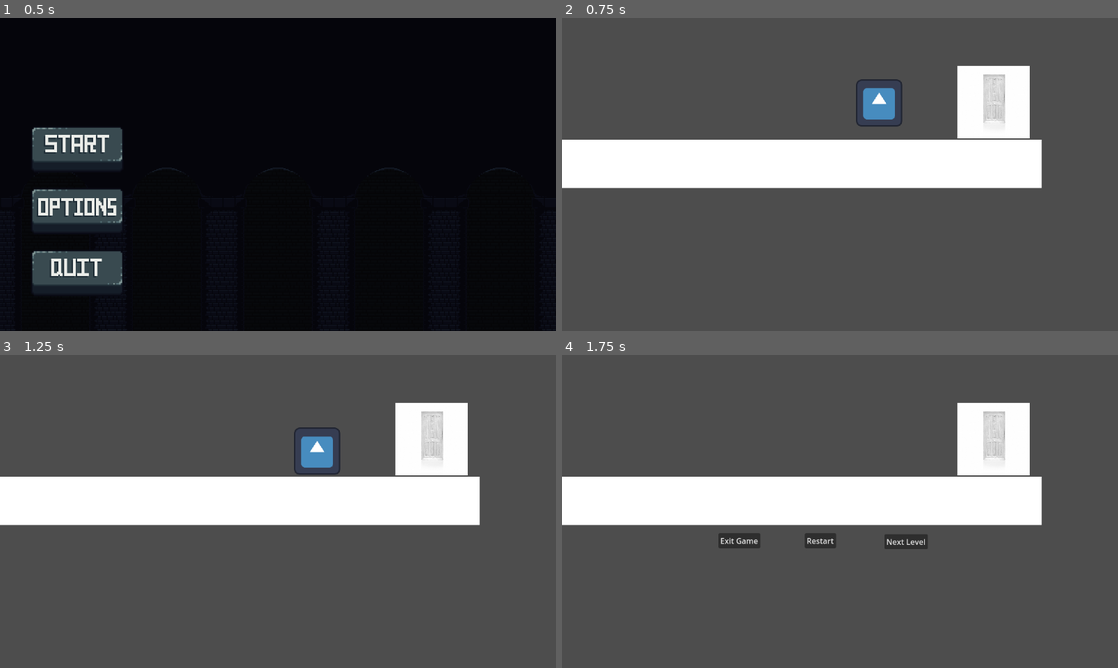
Above: before the commit, frames 1-4 (two rows, left to right).
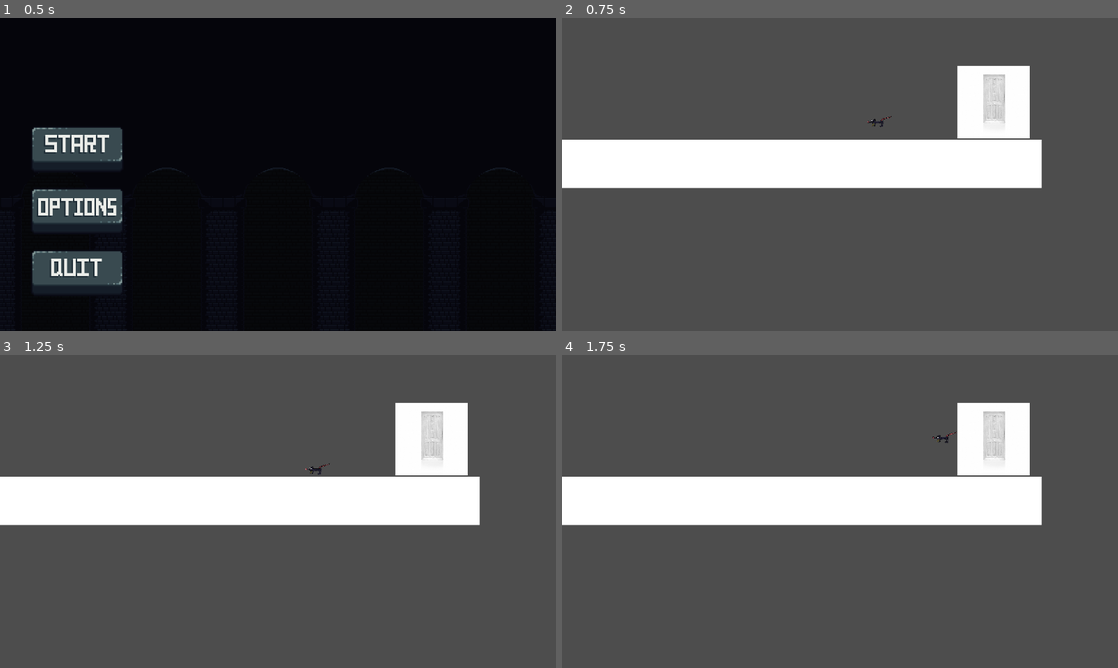
Above: after the commit, the same moments.

Repository: JQBA/Scaling
Game: Godot game, scene res://MainMenus/main_menu.tscn
Two runs of this game, one before a commit and one after it. Both use one fixed random seed, a clock stepped at 60 frames per second and the inputs below. The engine's default icon, where the game draws it, is replaced by a stand-in: a white triangle on a blue panel in a dark square.
Inputs (mouse positions are in pixels of both pictures, inside the frame that each line leads up to):
- Up to frame 1 (0.5 s): no input
- Up to frame 2 (0.75 s): click (639, 149) at 0.5 s
- Up to frame 3 (1.25 s): no input
- Up to frame 4 (1.75 s): tap Enter at 1.25 s; hold D (MoveRight) from 1.28 s (still down); tap Space (Jump) at 1.52 s

Frame 1 is identical in both runs. In frame 2, 0.8% of the frame differs, in the area x 52-62%, y 19-35%; in frame 3, 0.8%; in frame 4, 1.0%, in the area x 28-71%, y 24-62%.

Commit message:
added little rat placeholder

Diff:
--- a/GamePlayObjects/DuplicationCheese.tscn
+++ b/GamePlayObjects/DuplicationCheese.tscn
@@ -1,8 +1,7 @@
-[gd_scene load_steps=4 format=3 uid="uid://dehltyk5itfqe"]
+[gd_scene load_steps=4 format=3 uid="uid://j83n4h0w7yn"]
 
 [ext_resource type="Script" path="res://DuplicationCheese.gd" id="1_mgr8b"]
-[ext_resource type="Texture2D" uid="uid://bak4w4x1aqwnj" path="res://Assets/Cheese-PNG-Pic-Background.png" id="2_fbsvn"]
-
+[ext_resource type="Texture2D" uid="uid://dpk0mj3pj1cd6" path="res://Assets/Cheese.png" id="2_d2a8i"]
 
 [sub_resource type="CircleShape2D" id="CircleShape2D_ojan1"]
 radius = 57.3062
@@ -12,8 +11,8 @@
 script = ExtResource("1_mgr8b")
 
 [node name="Sprite2D" type="Sprite2D" parent="."]
-scale = Vector2(0.15, 0.15)
-texture = ExtResource("2_fbsvn")
+scale = Vector2(1.1, 1.1)
+texture = ExtResource("2_d2a8i")
 
 [node name="CollisionShape2D" type="CollisionShape2D" parent="."]
 shape = SubResource("CircleShape2D_ojan1")
--- a/GamePlayObjects/EndDoor.tscn
+++ b/GamePlayObjects/EndDoor.tscn
@@ -2,7 +2,6 @@
 
 [ext_resource type="Script" path="res://Scipts/EndDoor.gd" id="1_dpef0"]
 [ext_resource type="Texture2D" uid="uid://c4jrgmapxy6aq" path="res://Assets/fantastic-wooden-door.jpg" id="1_llbmv"]
-
 
 [sub_resource type="RectangleShape2D" id="RectangleShape2D_pj0s1"]
 
--- a/GamePlayObjects/GrowthCheese.tscn
+++ b/GamePlayObjects/GrowthCheese.tscn
@@ -1,8 +1,7 @@
-[gd_scene load_steps=4 format=3 uid="uid://b63domy3ko3tn"]
+[gd_scene load_steps=4 format=3 uid="uid://i238vynwhmr0"]
 
 [ext_resource type="Texture2D" uid="uid://b6xs3ouxvjwms" path="res://Assets/piece-cheese-isolated.jpg" id="1_2ufcr"]
 [ext_resource type="Script" path="res://Scipts/GrowthCheese.gd" id="1_cwofg"]
-
 
 [sub_resource type="CircleShape2D" id="CircleShape2D_no28x"]
 radius = 21.455
--- a/GamePlayObjects/PlayerNode.tscn
+++ b/GamePlayObjects/PlayerNode.tscn
@@ -1,22 +1,23 @@
 [gd_scene load_steps=4 format=3 uid="uid://bt1kg0e8y8pqe"]
 
 [ext_resource type="Script" path="res://Scipts/PlayerScipt.gd" id="1_sysrc"]
-[ext_resource type="Texture2D" uid="uid://bfm05nbia1pjv" path="res://icon.svg" id="2_jdggv"]
+[ext_resource type="Texture2D" uid="uid://drmwwam23nw1b" path="res://Assets/thiccRatpng.png" id="2_sghv5"]
 
 [sub_resource type="RectangleShape2D" id="RectangleShape2D_uvv55"]
 size = Vector2(130, 132)
 
 [node name="PlayerNode" type="CharacterBody2D"]
 position = Vector2(3, 19)
+scale = Vector2(0.545, 0.556)
 collision_layer = 2
 script = ExtResource("1_sysrc")
 
 [node name="CollisionShape2D" type="CollisionShape2D" parent="."]
 position = Vector2(0, -69)
-scale = Vector2(0.75, 0.75)
+scale = Vector2(0.545, 0.556)
 shape = SubResource("RectangleShape2D_uvv55")
 
 [node name="Sprite2D" type="Sprite2D" parent="."]
-position = Vector2(0, -68)
-scale = Vector2(0.75, 0.765)
-texture = ExtResource("2_jdggv")
+position = Vector2(0, -72.01)
+scale = Vector2(0.674577, 0.790118)
+texture = ExtResource("2_sghv5")
--- a/levels/level_01.tscn
+++ b/levels/level_01.tscn
@@ -4,8 +4,7 @@
 [ext_resource type="Texture2D" uid="uid://dglhcyi8m03li" path="res://Assets/menu.png" id="1_y3h5p"]
 [ext_resource type="Texture2D" uid="uid://c5uf6o4fvq0id" path="res://Assets/Sprite_Sheet.png" id="2_88gke"]
 [ext_resource type="PackedScene" uid="uid://bt1kg0e8y8pqe" path="res://GamePlayObjects/PlayerNode.tscn" id="3_sa3p5"]
-[ext_resource type="PackedScene" uid="uid://dehltyk5itfqe" path="res://GamePlayObjects/DuplicationCheese.tscn" id="4_plotx"]
-
+[ext_resource type="PackedScene" uid="uid://j83n4h0w7yn" path="res://GamePlayObjects/DuplicationCheese.tscn" id="4_plotx"]
 
 [sub_resource type="TileSetAtlasSource" id="TileSetAtlasSource_2i6n4"]
 texture = ExtResource("2_88gke")
Binary file added: Assets/thiccRatpng.png
Not shown, added: Assets/thiccRatpng.png.import
